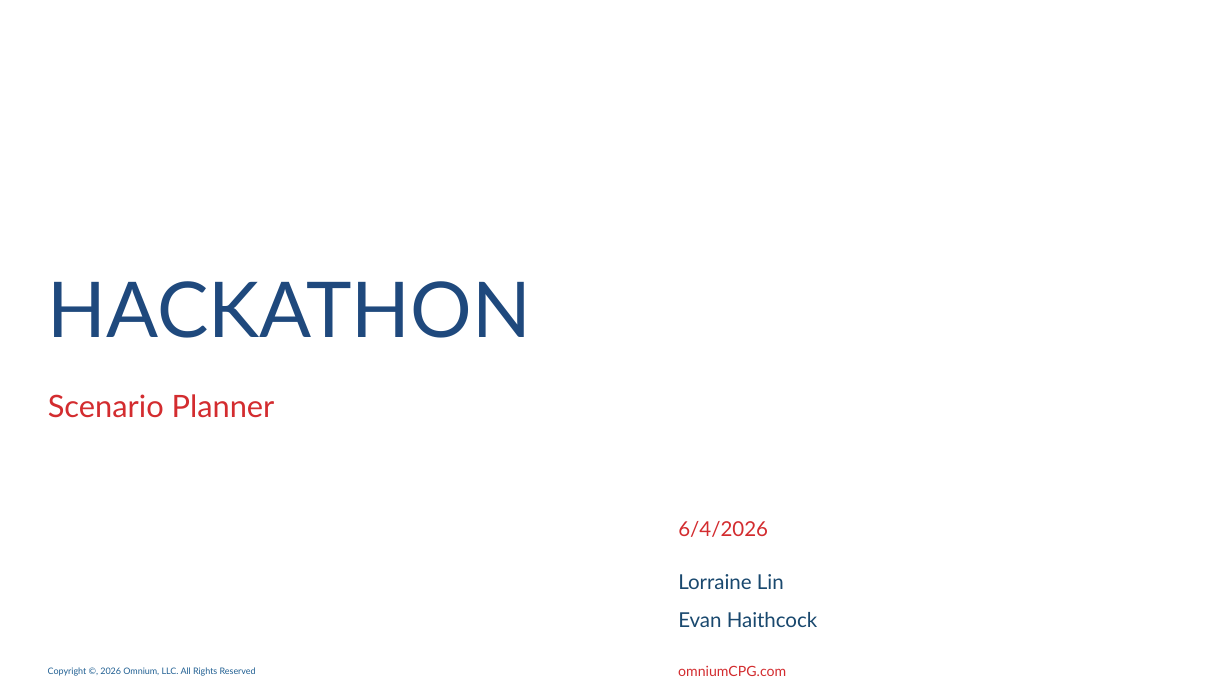
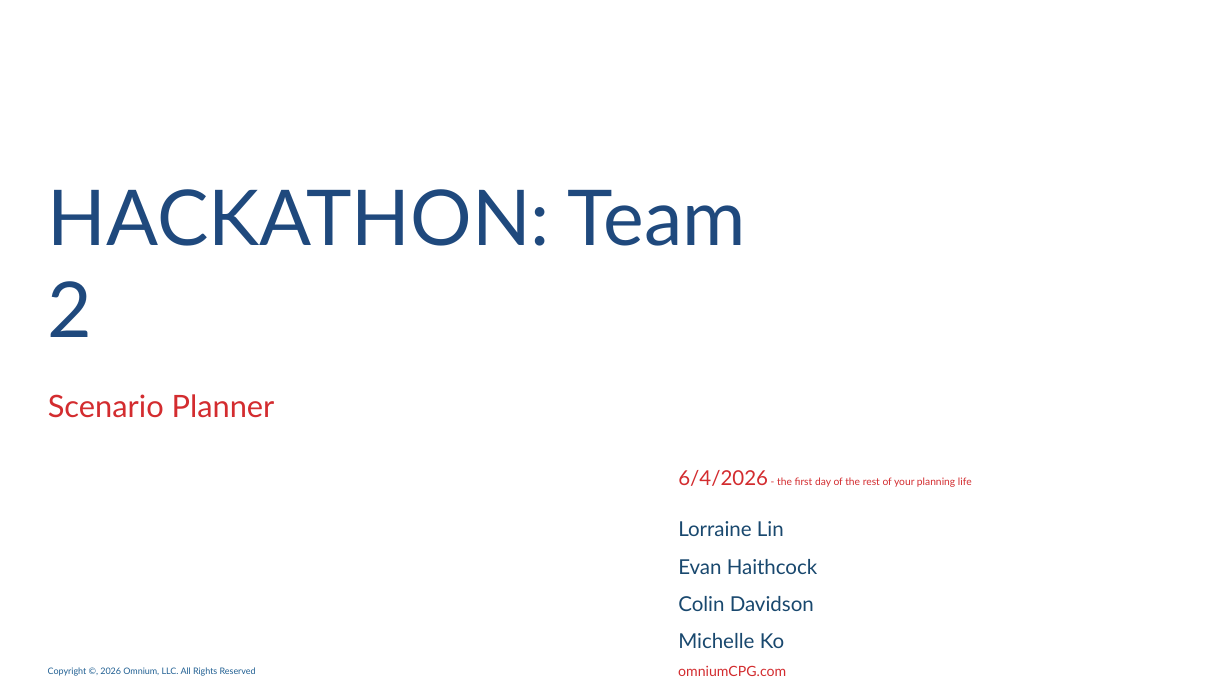
Before and after one commit to LorraineL4/Scenario_Planning, a slide deck: slide 1 of presentation/260603 - Scenario Planner Hackathon.pptx. Drawn at 1232x693 pixels with LibreOffice and Linux fonts; fonts in the diff are those of the drawing; background and template pictures are left out. Boxes give left, top, right and bottom in pixels: in the first picture for what was removed or moved away, otherwise in the second. Text is boxed around its words. In the diff, an @@ line names an element or a change of style, - is before the commit and + after.

Commit message:
Update hackathon presentation; ignore brand manual scratch files

```diff
--- a/presentation/260603 - Scenario Planner Hackathon.pptx
+++ b/presentation/260603 - Scenario Planner Hackathon.pptx
@@ title at (48,189,746,337): text changed @@
-HACKATHON
+HACKATHON: Team 2
@@ text at (678,470,972,487): text changed; size 16 to 8 pt @@
-6/4/2026
+6/4/2026 - the first day of the rest of your planning life
@@ text "Lorraine Lin": place and size @@
-text "Lorraine Lin" at (678,574,818,627)
+text "Lorraine Lin" at (678,521,818,648)
@@ text at (678,596,814,648): paragraphs added @@
+Colin Davidson
+Michelle Ko
```
Also in this commit, not shown: 2 other slides changed, 1 slide added, 9 slides removed, 1 other file.
